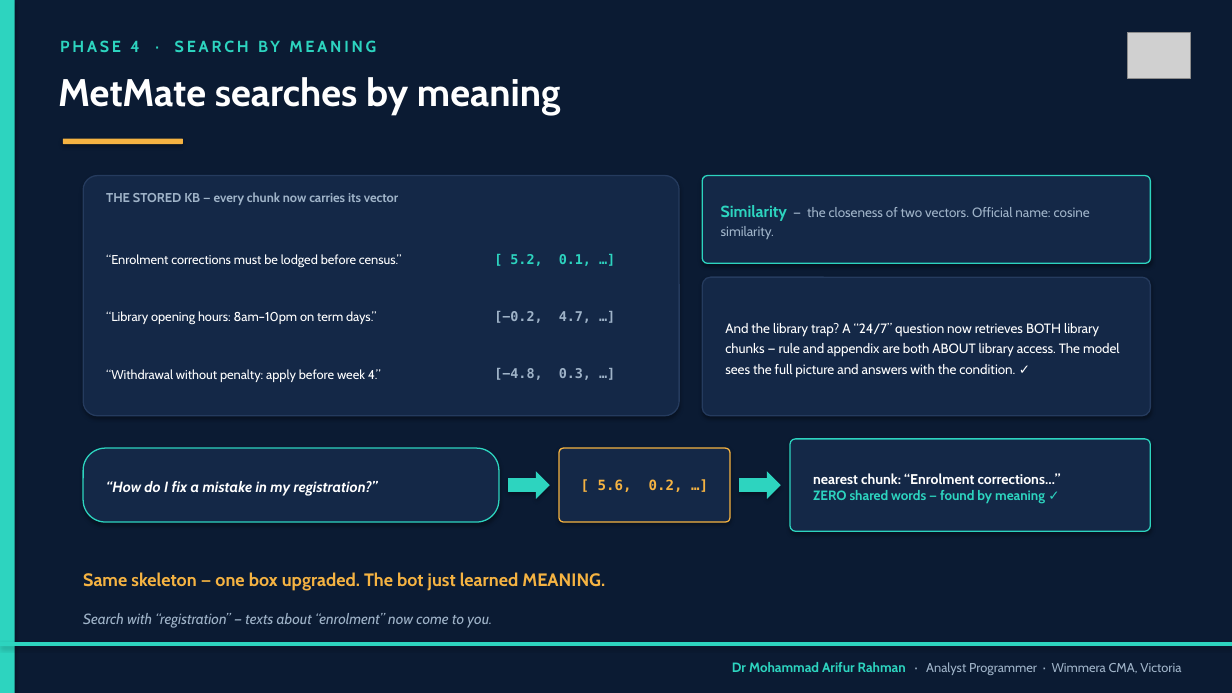
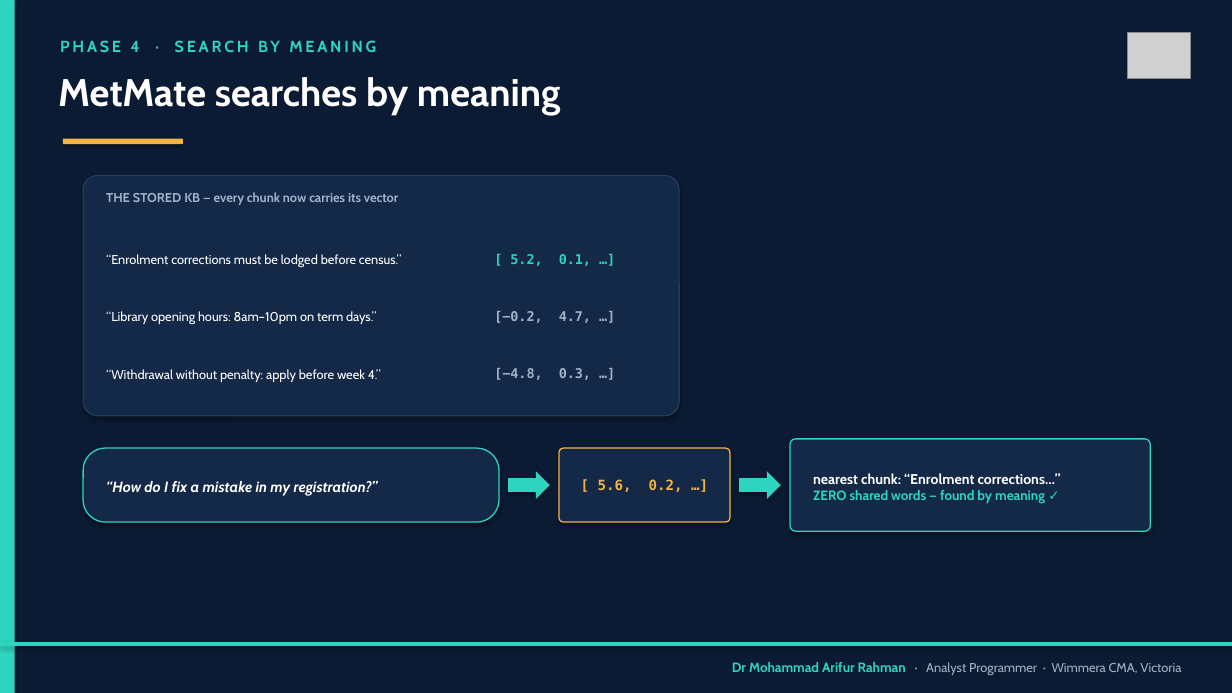
Before and after one commit to arifwcma/induction, a slide deck: slide 14 of lecture/deck.pptx. Drawn at 1232x693 pixels with LibreOffice and Linux fonts; fonts in the diff are those of the drawing; grey boxes stand for pictures. Boxes give left, top, right and bottom in pixels: in the first picture for what was removed or moved away, otherwise in the second. Text is boxed around its words. In the diff, an @@ line names an element or a change of style, - is before the commit and + after.

```diff
--- a/lecture/deck.pptx
+++ b/lecture/deck.pptx
@@ rounded rectangle removed at bbox=[702, 176, 1151, 263] @@
@@ text removed at bbox=[721, 205, 1090, 239] @@
-Similarity — the closeness of two vectors. Official name: cosine similarity.
@@ rounded rectangle removed at bbox=[702, 277, 1151, 416] @@
@@ text removed at bbox=[725, 323, 1120, 377] @@
-And the library trap? A “24/7” question now retrieves BOTH library chunks — rule and appendix are both ABOUT library access. The model sees the full picture and answers with the condition. ✓
@@ text removed at bbox=[83, 572, 605, 591] @@
-Same skeleton — one box upgraded. The bot just learned MEANING.
@@ text removed at bbox=[83, 613, 492, 628] @@
-Search with “registration” — texts about “enrolment” now come to you.
```
Also in this commit, not shown: 13 other slides changed, 2 other files.
